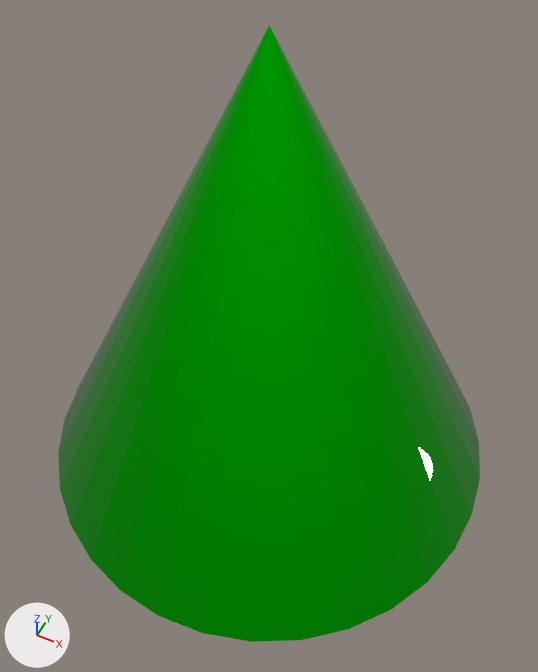
Renders of the glTF model public/models/cone.gltf from each side of a commit.
One viewpoint serves both versions: a 50 mm camera at (1.328, -0.657, 0.708) aimed at (1.025, -0.05, -0.05). The lights are fixed; the arrows at lower left show +X, +Y and +Z. Vertices at the same position are counted once.
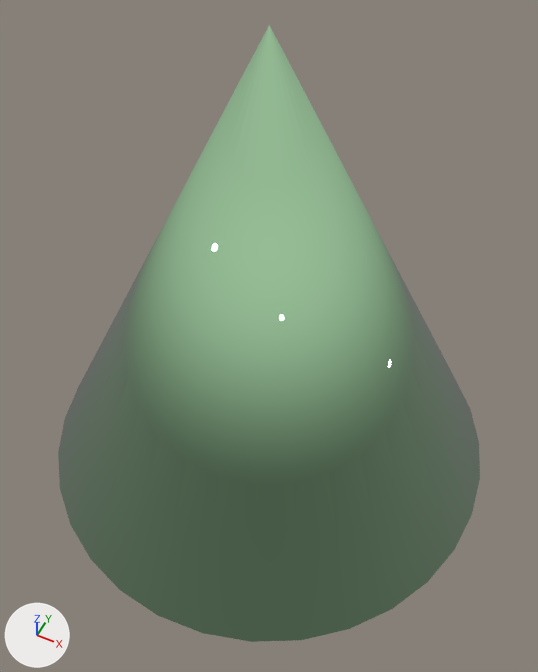
The change, as a list of edits to the scene's bpy script:
```text
Change mat_material_001:
    mat_material_001.base_color: (0.0, 0.8, 0.0) -> (0.6, 1.0, 0.6)  # green #00e700 -> green #cbffcb
Change me_cone:
    where me_cone.from_pydata(...)  # 33 vertices, 62 faces; spans x -0.357..0.357, y -0.357..0.357, z -0.357..0.357
    used by ob_cone; location = (1.0, 0.0, 0.0)
    me_cone part 1: all faces are now shaded smooth (62 of 62 changed)
```

Where the change shows, as pixel boxes [x1, y1, x2, y2] in the pictures (538 x 672 px):
'Cone', recoloured, shading changed: [58, 25, 480, 642] in both
